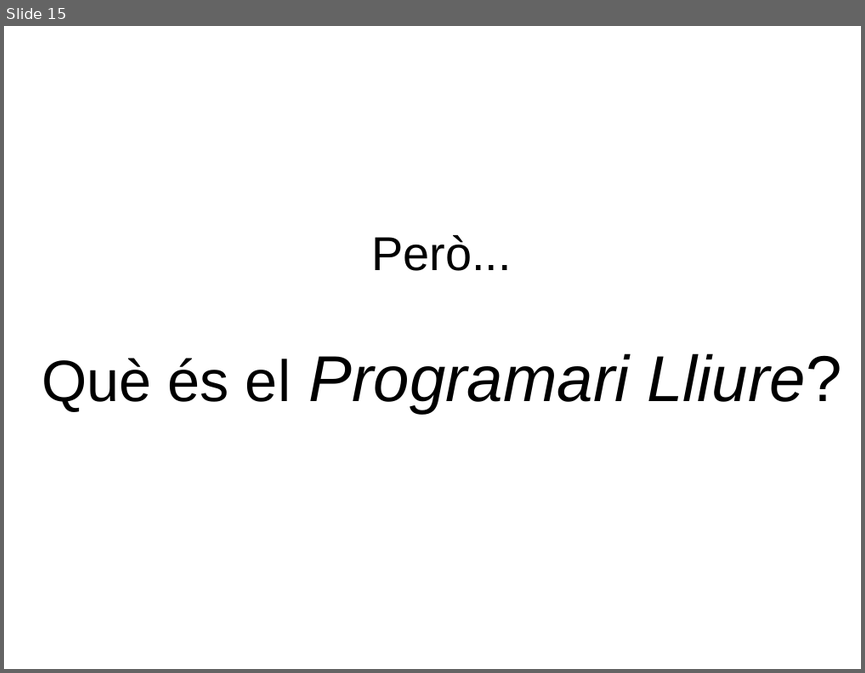
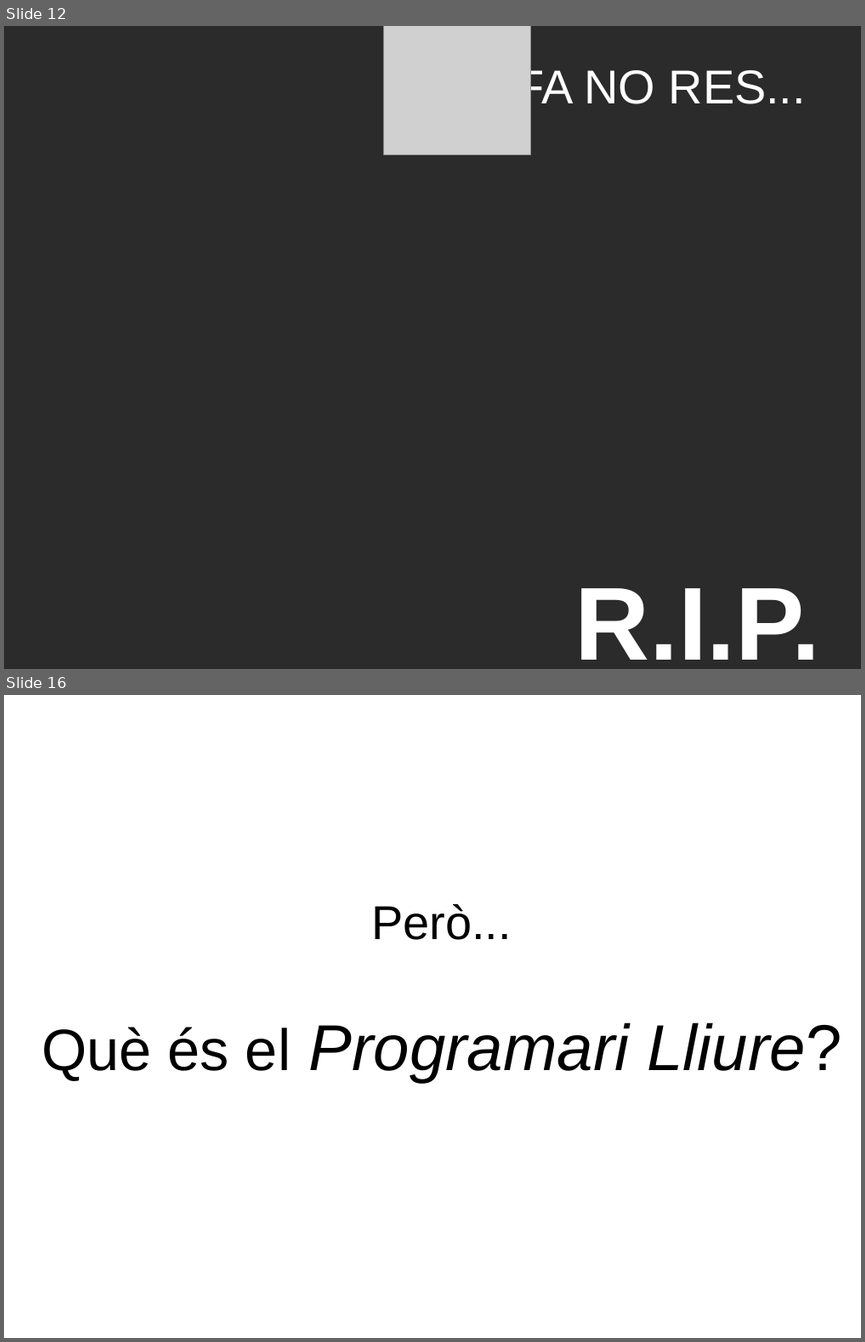
Before and after one commit to bitifet/presentacions, a slide deck: Bulma/NaCamella2017/PresentacioBulma.odp. Shown one above the other, each under a label of ours: slide 15 before the commit, slides 12 and 16 after it; the slides between them are not shown. The pictures are 865x673 and 865x1342 pixels, drawn with LibreOffice and Linux fonts; fonts in the diff are those of the drawing; grey boxes stand for pictures; background and template pictures are left out; a plain dark background stands for a picture behind light text. Boxes give left, top, right and bottom in pixels: in the first picture for what was removed or moved away, otherwise in the second. Text is boxed around its words. In the diff, an @@ line names an element or a change of style, - is before the commit and + after.

```diff
--- a/Bulma/NaCamella2017/PresentacioBulma.odp
+++ b/Bulma/NaCamella2017/PresentacioBulma.odp
@@ slide 12 added at [4,26,861,669], background picture (left out) @@
@@ picture added at [383,26,530,154] @@
@@ title added at [516,66,806,112], 44 pt, text #FFFFFF @@
+ARA FA NO RES...
@@ text added at [574,588,820,659], 96 pt, text #FFFFFF, bold @@
+R.I.P.
@@ what was slide 15 is now slide 16 @@
```
Also in this commit, not shown: 5 slides changed, 19 other slides added, 2 slides removed, 1 other file.
